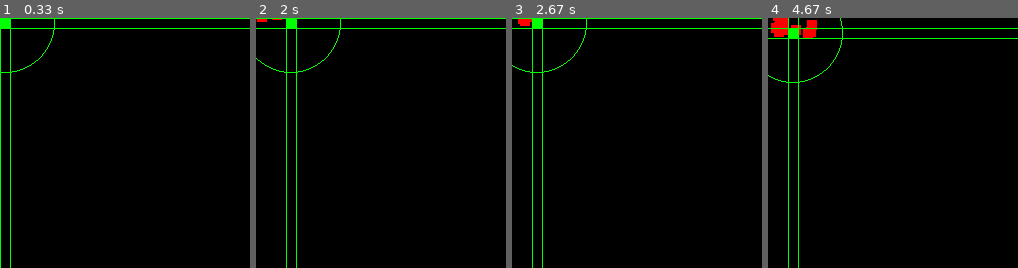
Above: before the commit, frames 1-4 (left to right).
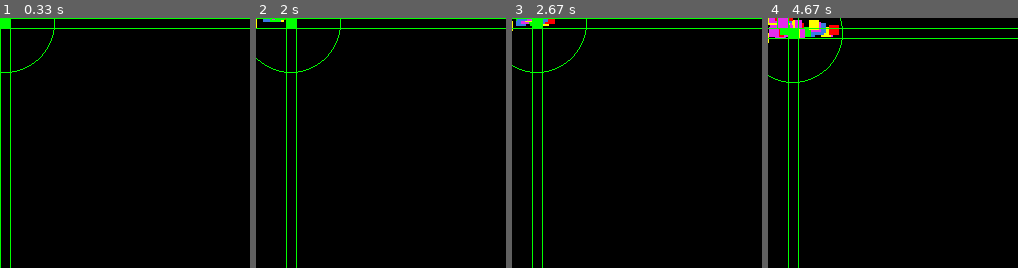
Above: after the commit, the same moments.

Repository: dev-one-company/pygame-particles
Game: pygame game, started from main.py
The game is run twice, just before and just after one commit, with the same random seed, the same clock (stepped at 60 frames per second) and the same inputs.
Inputs:
- Up to frame 1 (0.33 s): no input
- Up to frame 2 (2 s): hold Space 0.33-0.8 s; hold Right 0.33-0.8 s; hold Right 0.83-1.3 s; hold Up 1.33-1.63 s; tap Space at 1.4, 1.73 s; hold Right from 1.67 s (still down)
- Up to frame 3 (2.67 s): tap Space at 2.03, 2.23, 2.53 s; release Right at 2.13 s; hold Left from 2.17 s (still down)
- Up to frame 4 (4.67 s): release Left at 2.7 s; hold Down 2.73-3.03 s; tap Space at 2.8, 3.13, 3.43, 3.57, 3.97, 4.27, 4.63 s; hold Left 3.07-3.47 s; hold Up 3.5-3.87 s; hold Right 3.9-4.53 s; hold Down from 4.57 s (still down)
The pictures show only the part of the screen within x 0-50%, y 0-50%; the shares and areas given below are measured in that part.

Frame 1 is identical in both runs. In frame 2, 0.1% of the frame differs, in the area x 0-12%, y 0-4%; in frame 3, 0.3%; in frame 4, 1.5%, in the area x 0-29%, y 0-10%.

Commit message:
add random colors

Diff:
--- a/main.py
+++ b/main.py
@@ -13,10 +13,13 @@
 
 screen = pygame.display.set_mode(SIZE)
 
+YELLOW = (255, 255, 0)
 GREEN = (0, 255, 0)
-GREEN_5 = (0, 255, 0, 0.5)
 RED = (255, 0, 0)
 BLACK = (0, 0, 0)
+LIGHT_BLUE = (57, 122, 227)
+PURPLE = (228, 45, 235)
+COLORS = [GREEN, RED, YELLOW, LIGHT_BLUE, PURPLE]
 
 
 list_of_cubes = []
@@ -38,9 +41,10 @@
     return True if _y + 10 < WIDTH else False
 
 
-def create_new_cube(_x: int, _y: int, color: tuple[int, int, int] = (10, 10, 10)):
-    _g = (-random() if randint(0, 1) else random()) / 4
-    list_of_cubes.append([_x, _y, color, _g, str(uuid.uuid4())])
+def create_new_cube(_x: int, _y: int):
+    for _ in range(5):
+        _g = (-random() if randint(0, 1) else random()) / 4
+        list_of_cubes.append([_x, _y, COLORS[randint(0, len(COLORS) - 1)], _g, str(uuid.uuid4())])
 
 
 while 1:
@@ -61,7 +65,7 @@
                 if y_top_is_valid(y):
                     y -= S
             elif event.key == 32:
-                create_new_cube(x-S, y-S, RED)
+                create_new_cube(x-S, y-S)
         elif event.type == pygame.MOUSEBUTTONDOWN:
             pos = pygame.mouse.get_pos()
             x = pos[0] - (pos[0] % S)
